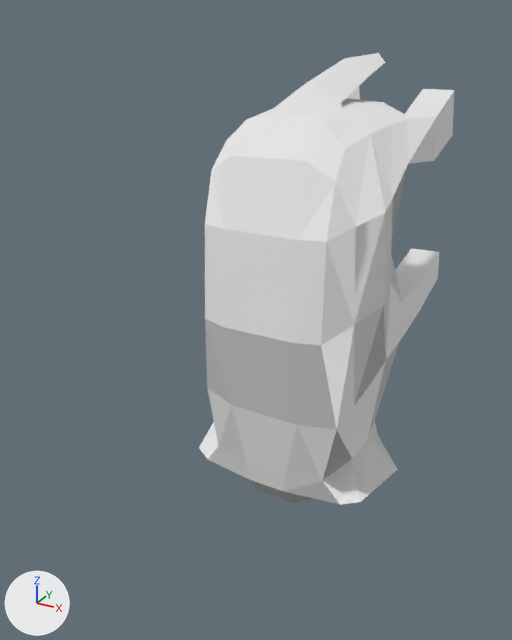
The glTF model ntile/assets/ntile/models/shiroi/shiroi_elephant.glb: old version first, new version second.
One viewpoint serves both versions: a camera (50 mm lens) standing at (5.89, -12.59, 10.71) and looking at (-0.88, -0.29, 4.56). Arrows for +X, +Y and +Z are at lower left; the lights stay in place. Where no turn or scale is listed for an object, it has been applied to the vertices. Vertices at the same position are counted once.

Script lines for the objects in view, before the commit:
```python
me_cube = bpy.data.meshes.new('Cube')
me_cube.from_pydata(...)  # 185 vertices, 366 faces; spans x -1.39..1.27, y -1.21..2.91, z -3.9..2.43
me_cube.materials.append(mat_material_effect)  # white #e7e7e7
ob_cube = bpy.data.objects.new('Cube', me_cube)
ob_cube.location = (-0.04, 0.44, 5.29)
ob_cube.rotation_euler = (0.0578, 0.0, 0.0)  # degrees (3.3, 0, 0)
ob_cube.scale = (1.79, 1.79, 1.79)
```
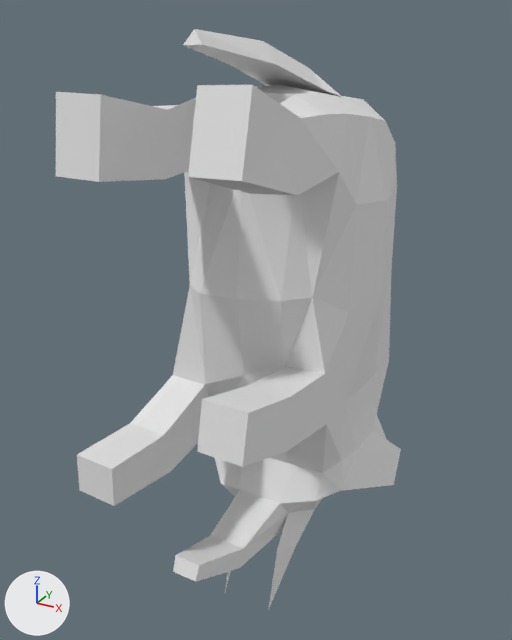
Patch to the scene script:
```diff
--- a/ntile/assets/ntile/models/shiroi/shiroi_elephant.glb.py
+++ b/ntile/assets/ntile/models/shiroi/shiroi_elephant.glb.py
@@ me_cube @@
 # used by ob_cube; location = (-0.04, 0.44, 5.29); rotation_euler = (0.0578, 0.0, 0.0), in degrees (3.3, 0, 0); scale = (1.79, 1.79, 1.79)
-me_cube.from_pydata(...)  # 185 vertices, 366 faces; spans x -1.39..1.27, y -1.21..2.91, z -3.9..2.43
+me_cube.from_pydata(...)  # 185 vertices, 366 faces; spans x -1.39..1.28, y -1.33..2.82, z -3.62..2.77
+# me_cube part 1: 185 of 185 vertices moved; they spanned x -1.39..1.27, y -1.21..2.91, z -3.9..2.43 and now span x -1.39..1.28, y -1.33..2.82, z -3.62..2.77; mean shift (0.0, -0.12, 0.28); largest move (-0.39, 2.7, -1.68) -> (-0.47, 2.68, -0.47)
 me_cube.materials.append(mat_material_effect)
@@ ob_cube @@
 ob_cube = bpy.data.objects.new('Cube', me_cube)
-ob_cube.location = (-0.04, 0.44, 5.29)
-ob_cube.rotation_euler = (0.0578, 0.0, 0.0)  # degrees (3.3, 0, 0)
+ob_cube.location = (0.04, -0.44, 5.29)
+ob_cube.rotation_euler = (0.0578, 0.0, -3.142)  # degrees (3.3, 0, -180)
 ob_cube.scale = (1.79, 1.79, 1.79)
```

Where the change shows, as pixel boxes [x1, y1, x2, y2] in the pictures (512 x 640 px):
'Cube', reshaped, moved, turned: before [199, 53, 454, 505]; after [56, 29, 401, 610]
